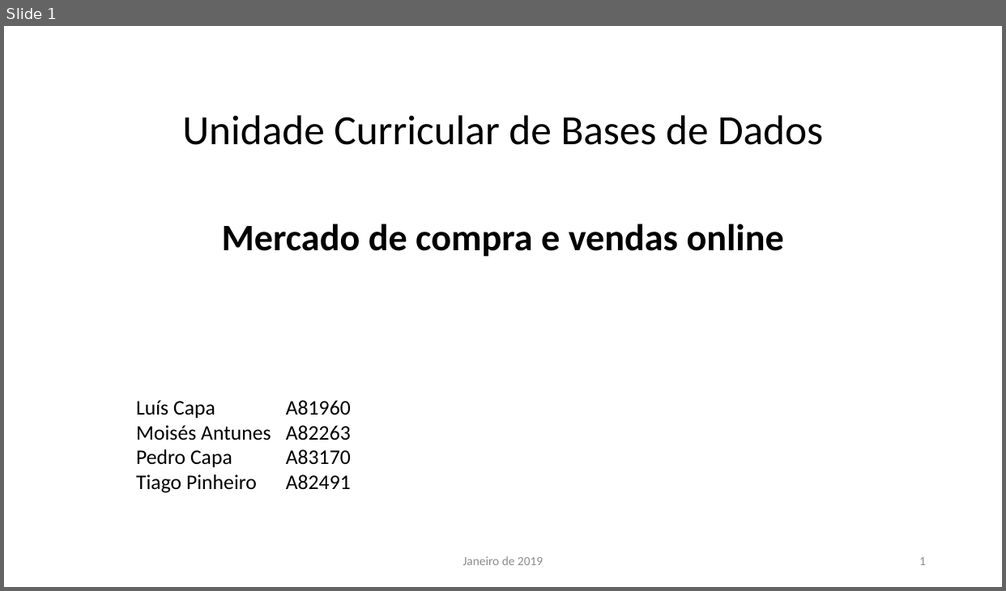
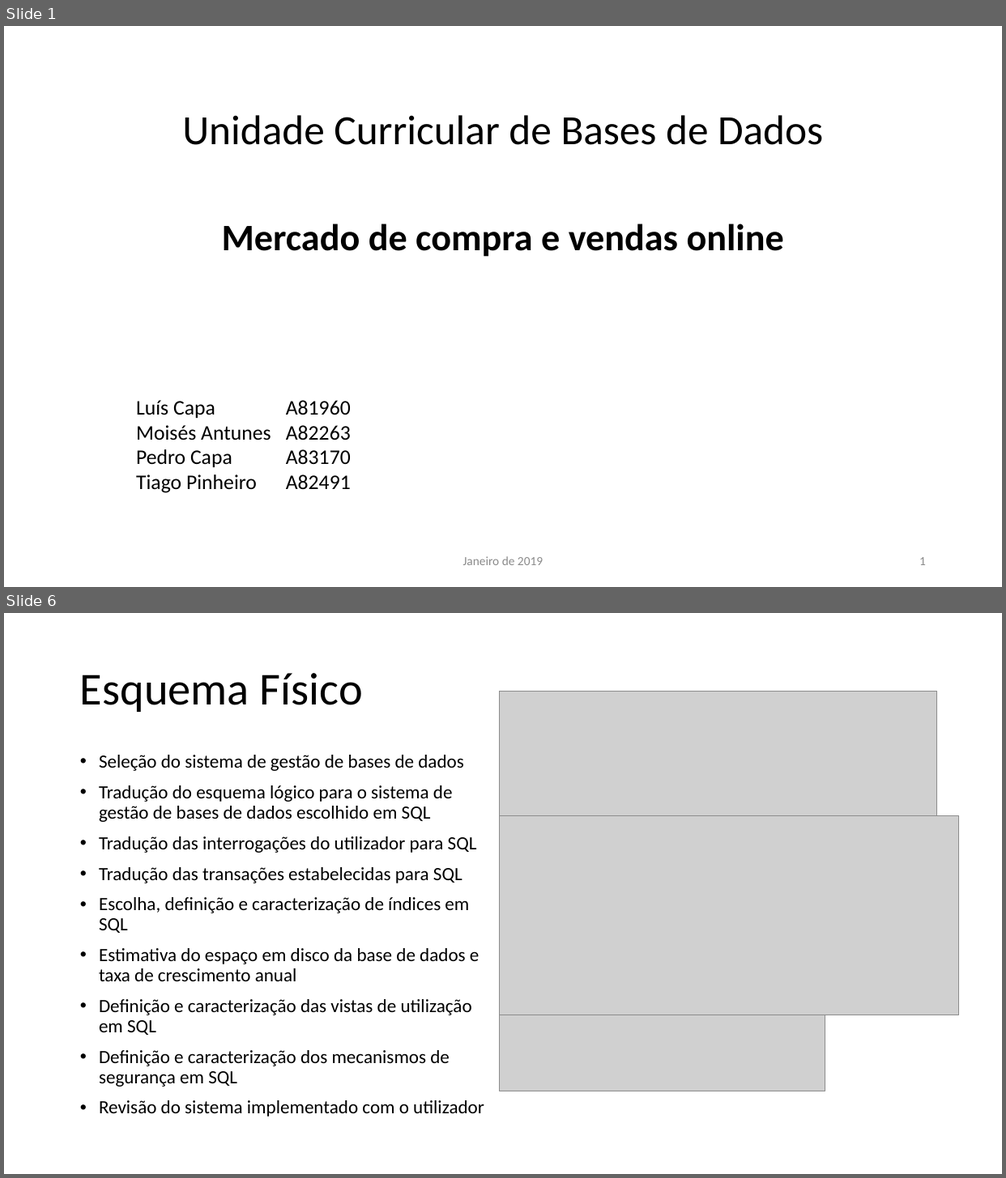
Before and after one commit to PedroCapa/BD, a slide deck: Apresentação BD.pptx. Shown one above the other, each under a label of ours: slide 1 before the commit, slides 1 and 6 after it; the slides between them are not shown. The pictures are 1006x591 and 1006x1178 pixels, drawn with LibreOffice and Linux fonts; fonts in the diff are those of the drawing; grey boxes stand for pictures. Boxes give left, top, right and bottom in pixels: in the first picture for what was removed or moved away, otherwise in the second. Text is boxed around its words. In the diff, an @@ line names an element or a change of style, - is before the commit and + after.

```diff
--- a/Apresentação BD.pptx
+++ b/Apresentação BD.pptx
@@ slide 6 added at (4,613,1002,1174), background #FFFFFF @@
@@ title added at (80,673,363,712), 44 pt, text #000000 @@
+Esquema Físico
@@ picture added at (500,691,937,815) @@
@@ text added at (99,755,484,1117), 18 pt, text #000000 @@
+• Seleção do sistema de gestão de bases de dados
+• Tradução do esquema lógico para o sistema de gestão de bases de dados escolhido em SQL
+• Tradução das interrogações do utilizador para SQL
+• Tradução das transações estabelecidas para SQL
+• Escolha, definição e caracterização de índices em SQL
+• Estimativa do espaço em disco da base de dados e taxa de crescimento anual
+• Definição e caracterização das vistas de utilização em SQL
+• Definição e caracterização dos mecanismos de segurança em SQL
+• Revisão do sistema implementado com o utilizador
@@ picture added at (500,815,959,1016) @@
@@ picture added at (500,1016,825,1092) @@
```
Also in this commit, not shown: 6 other slides added.
